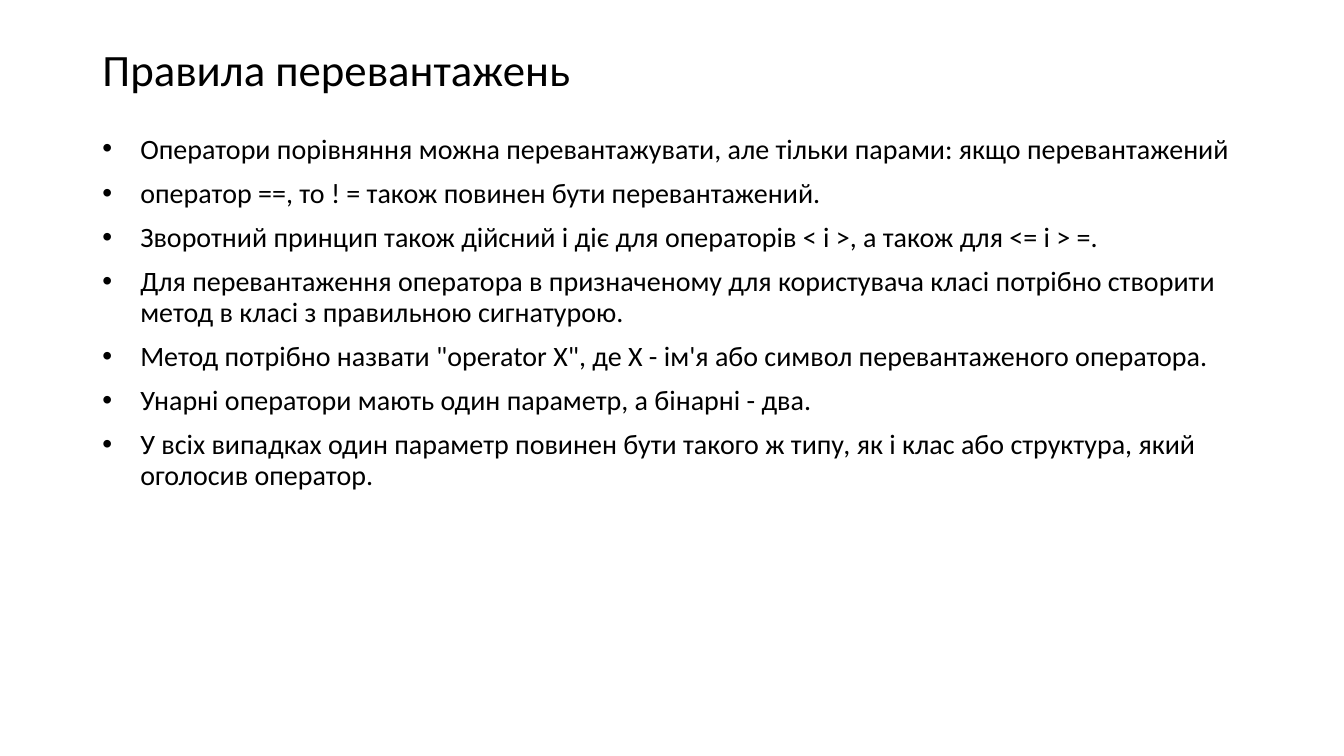
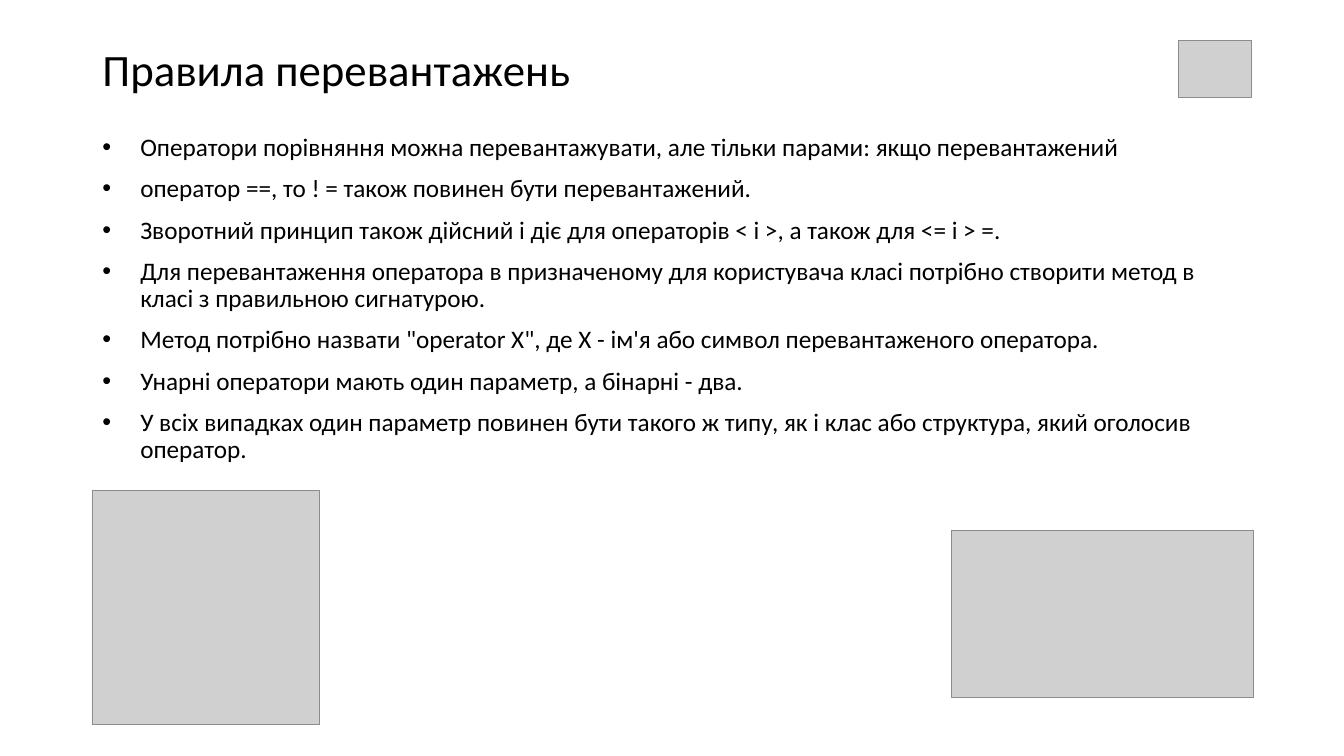
Before and after one commit to IT-Academy2020/Lesson_024_Operators, a slide deck: slide 7 of Lesson24.pptx. Drawn at 1344x756 pixels with LibreOffice and Linux fonts; fonts in the diff are those of the drawing; grey boxes stand for pictures. Boxes give left, top, right and bottom in pixels: in the first picture for what was removed or moved away, otherwise in the second. Text is boxed around its words. In the diff, an @@ line names an element or a change of style, - is before the commit and + after.

```diff
--- a/Lesson24.pptx
+++ b/Lesson24.pptx
@@ picture added at <box>1179,40,1251,98</box> @@
@@ text "Оператори порівняння можна перевантажувати, але ..." at <box>140,138,1194,462</box>: size 20 to 18 pt @@
@@ picture added at <box>93,491,320,725</box> @@
@@ picture added at <box>952,531,1254,698</box> @@
```
Also in this commit, not shown: 7 other slides changed.
